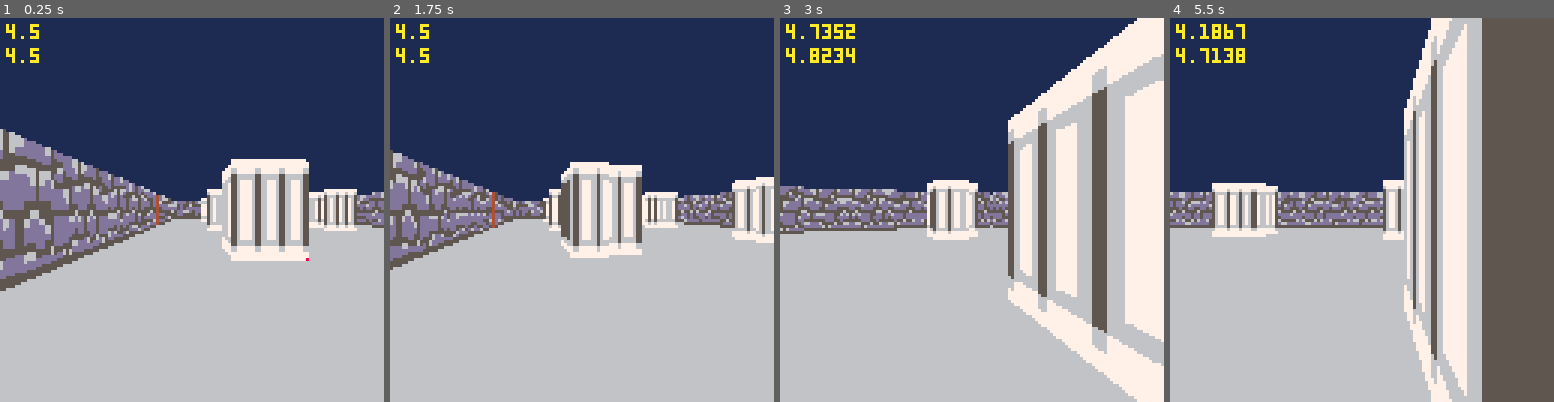
Above: before the commit, frames 1-4 (left to right).
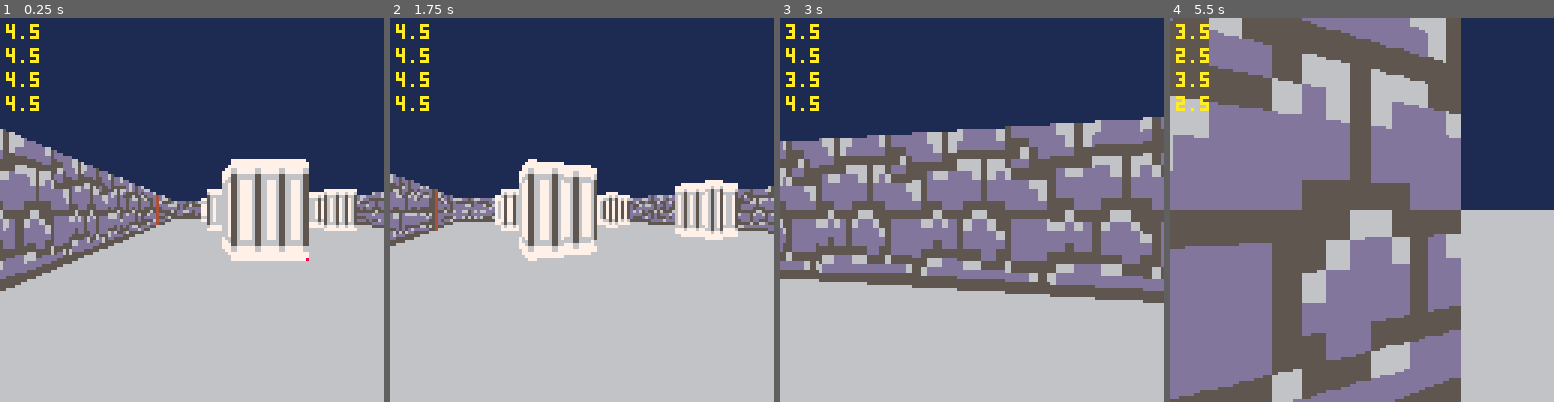
Above: after the commit, the same moments.

Repository: caudilci/legend-of-picorock
Game: PICO-8 cartridge picorock.p8
Same seed, same stepped clock (60 frames per second), same inputs: the game is played once before the commit and once after it.
Inputs:
- Up to frame 1 (0.25 s): no input
- Up to frame 2 (1.75 s): hold Right from 1.6 s (still down)
- Up to frame 3 (3 s): release Right at 2.1 s; hold Up 2.15-2.42 s; hold Right from 2.47 s (still down)
- Up to frame 4 (5.5 s): release Right at 3.03 s; hold Left 3.08-3.58 s; hold Down 3.63-3.97 s; hold Right 4.02-4.68 s; hold Up 4.73-5.03 s; hold Left from 5.08 s (still down)

The runs differ from the first frame. In frame 1, 0.3% of the frame differs, in the area x 1-11%, y 14-25%; in frame 2, 15%; in frame 3, 49%; in frame 4, 92%, in the area x 0-100%, y 0-100%.

Commit message:
fix player controller

Diff:
--- a/picorock.p8
+++ b/picorock.p8
@@ -1,14 +1,22 @@
 pico-8 cartridge // http://www.pico-8.com
-version 41
+version 42
 __lua__
 
 px,py,pa = 4.5,4.5,0
 x,y,vx,vy,ox,oy,dx,dy,ix,iy,d,a,fac=0
-sens = 0.01
-speed = 0.05
+sens = 0.25
+speed = 1
 h=40
 cs = {13,8,12}
-enemysprites = {0,96}
+enemy_sprites = {0,96}
+move_direction = 1
+move_delay = 10
+move_increment = speed/move_delay
+target_angle = 0
+tx = px
+ty = py
+angle_increment = sens/move_delay
+turn_direction = 0
 
 function _init()
 
@@ -16,36 +24,123 @@
 
 function _update()
     // player control
-	if btn(0) then
-		pa+=sens
+    if target_angle != pa then
+        pa += angle_increment * turn_direction
         if pa>1 then
-			pa-=1
-		end
-	end
-	if btn(1) then
-		pa-=sens
+                pa-=1
+        end
         if pa<0 then
-			pa+=1
-		end
-	end
-	if btn(2) then
-		px+=cos(pa)*speed
-		py+=sin(pa)*speed
-	end
-	if btn(3) then
-		px-=cos(pa)*speed
-		py-=sin(pa)*speed
-	end
+                pa+=1
+        end
+        if ceil(pa * 100)/100 == target_angle or flr(pa*100)/100 == target_angle then
+            pa = target_angle
+        end
+    elseif tx != px or ty != py then
+        move_player()
+    else
+        if btn(0) then
+            target_angle = pa+sens
+            turn_direction = 1
+            if target_angle>1 then
+                target_angle-=1
+            end
+        end
+        if btn(1) then
+            target_angle = pa-sens
+            turn_direction = -1
+            if target_angle<0 then
+                target_angle+=1
+            end
+        end
+        if btn(2) then
+            move_direction = 1
+            set_player_target()
+            move_player()
+        end
+        if btn(3) then
+            move_direction = -1
+            set_player_target()
+            move_player()
+        end
+    end
+
 end
 
 function _draw()
     cls(1)
     rectfill(0,64,128,128,6)
     fov()
-    print(px,2,2,10)
-    print(py,2,10,10)
-
-
+    print(tx,2,2,10)
+    print(ty,2,10,10)
+    print(px, 2, 18, 10)
+    print(py, 2, 26, 10)
+end
+
+function move_player()
+    if tx != px then
+        if pa == 0 or pa == 1 then
+            if move_direction > 0 then
+                px += move_increment
+            else
+                px -= move_increment
+            end
+        elseif pa == 0.5 then
+            if move_direction > 0 then
+                px -= move_increment
+            else
+                px += move_increment
+            end
+        end
+    end
+    if ty != py then
+        if pa == 0.25 then
+            if move_direction > 0 then
+                py -= move_increment
+            else
+                py += move_increment
+            end
+        elseif pa == 0.75 then
+            if move_direction > 0 then
+                py += move_increment
+            else
+                py -= move_increment
+            end
+        end
+    end
+    if flr(px*100)/100 == tx or ceil(px*100)/100 == tx then
+        px = tx
+    end
+    if flr(py*100)/100 == ty or ceil(py*100)/100 == ty then
+        py = ty
+    end
+end
+
+function set_player_target()
+    if pa == 0 or pa == 1 then
+        if move_direction > 0 then
+            tx = px + 1
+        else
+            tx = px - 1
+        end
+    elseif pa == 0.25 then
+        if move_direction > 0 then
+            ty = py - 1
+        else
+            ty = py + 1
+        end
+    elseif pa == 0.5 then
+        if move_direction > 0 then
+            tx = px - 1
+        else
+            tx = px + 1
+        end
+    elseif pa == 0.75 then
+        if move_direction > 0 then
+            ty = py + 1
+        else
+            ty = py - 1
+        end
+    end
 end
 
 function fov()
@@ -121,7 +216,7 @@
         for i=0,127 do
 
         end
-       --sspr(enemysprites[1], enemysprites[2],16,16,)
+       --sspr(enemy_sprites[1], enemy_sprites[2],16,16,)
     end
 
 end
